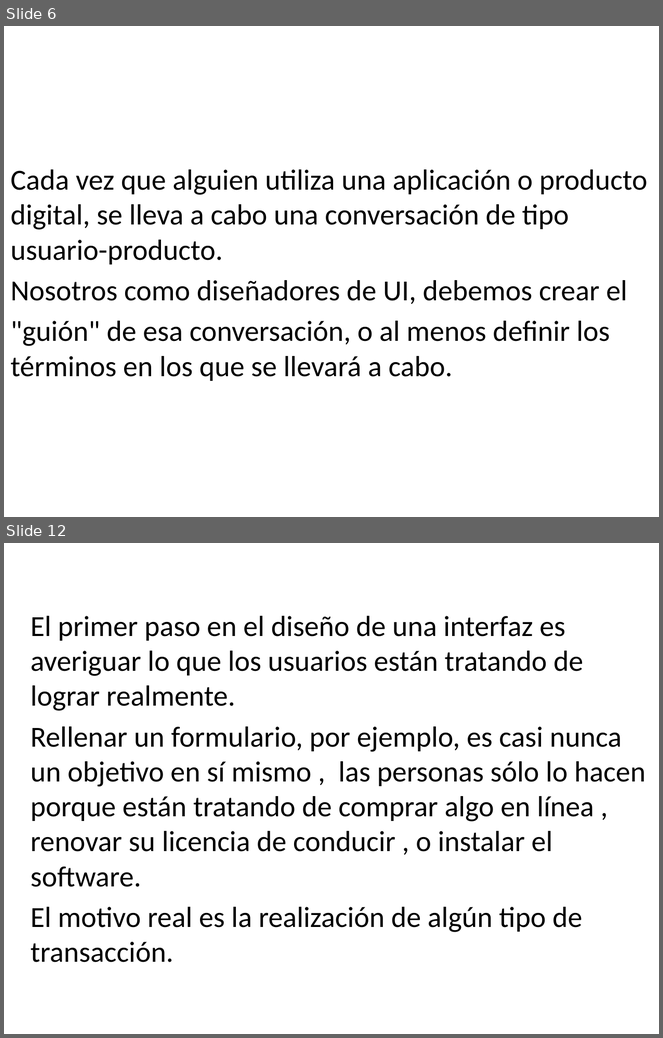
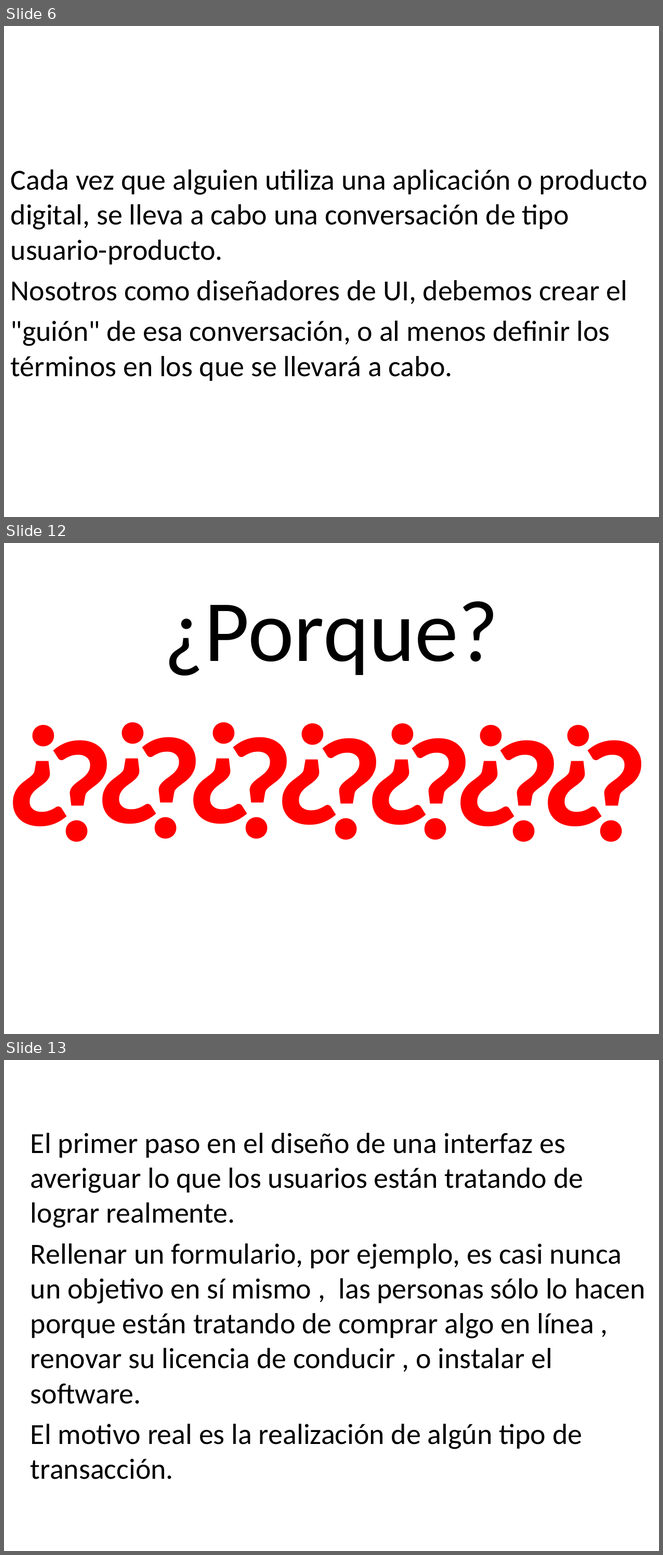
Before and after one commit to holtlanf999/designing-interfaces, a slide deck: UI to User.pptx. Shown one above the other, each under a label of ours: slides 6 and 12 before the commit, slides 6, 12 and 13 after it; the slides between them are not shown. The pictures are 663x1038 and 663x1555 pixels, drawn with LibreOffice and Linux fonts; fonts in the diff are those of the drawing. Boxes give left, top, right and bottom in pixels: in the first picture for what was removed or moved away, otherwise in the second. Text is boxed around its words. In the diff, an @@ line names an element or a change of style, - is before the commit and + after.

```diff
--- a/UI to User.pptx
+++ b/UI to User.pptx
@@ slide 12 added at bbox=[4, 543, 659, 1034], background #FFFFFF @@
@@ text added at bbox=[164, 601, 499, 676], 96 pt, text #000000 @@
+¿Porque?
@@ text added at bbox=[4, 692, 80, 875], 160 pt, text #FF0000, bold @@
+?
@@ text added at bbox=[22, 690, 170, 873], 160 pt, text #FF0000, bold @@
+?
@@ text added at bbox=[40, 692, 188, 875], 160 pt, text #FF0000, bold @@
+?
@@ text added at bbox=[113, 690, 261, 873], 160 pt, text #FF0000, bold @@
+?
@@ text added at bbox=[129, 690, 276, 873], 160 pt, text #FF0000, bold @@
+?
@@ text added at bbox=[203, 691, 350, 873], 160 pt, text #FF0000, bold @@
+?
@@ text added at bbox=[220, 690, 367, 873], 160 pt, text #FF0000, bold @@
+?
@@ text added at bbox=[292, 691, 440, 873], 160 pt, text #FF0000, bold @@
+?
@@ text added at bbox=[309, 691, 457, 873], 160 pt, text #FF0000, bold @@
+?
@@ text added at bbox=[380, 692, 528, 875], 160 pt, text #FF0000, bold @@
+?
@@ text added at bbox=[399, 691, 546, 873], 160 pt, text #FF0000, bold @@
+?
@@ text added at bbox=[468, 692, 616, 875], 160 pt, text #FF0000, bold @@
+?
@@ text added at bbox=[488, 692, 635, 875], 160 pt, text #FF0000, bold @@
+?
@@ text added at bbox=[574, 692, 659, 875], 160 pt, text #FF0000, bold @@
+?
@@ what was slide 12 is now slide 13 @@
```
Also in this commit, not shown: 10 slides changed, 10 other slides added, 7 slides removed.
